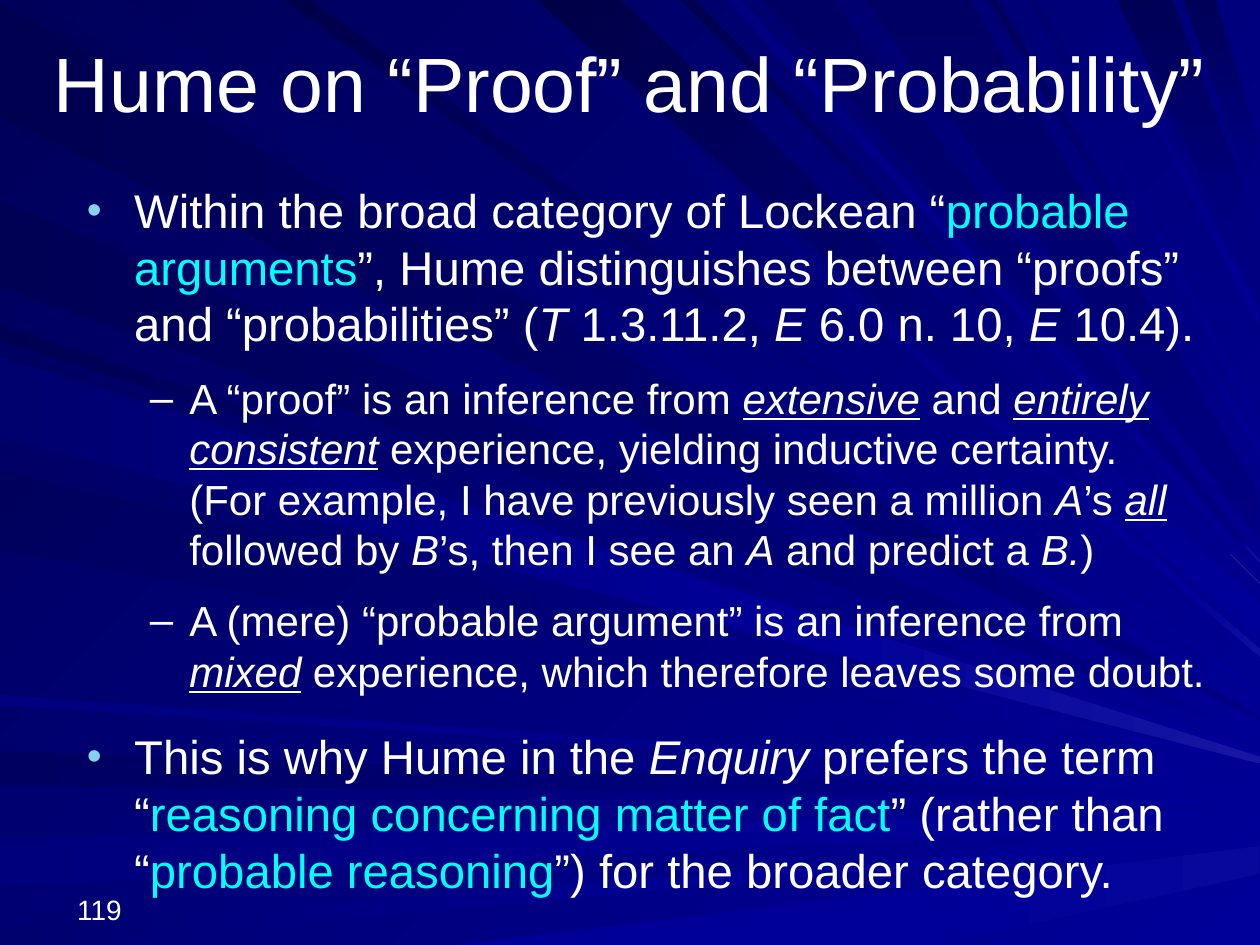
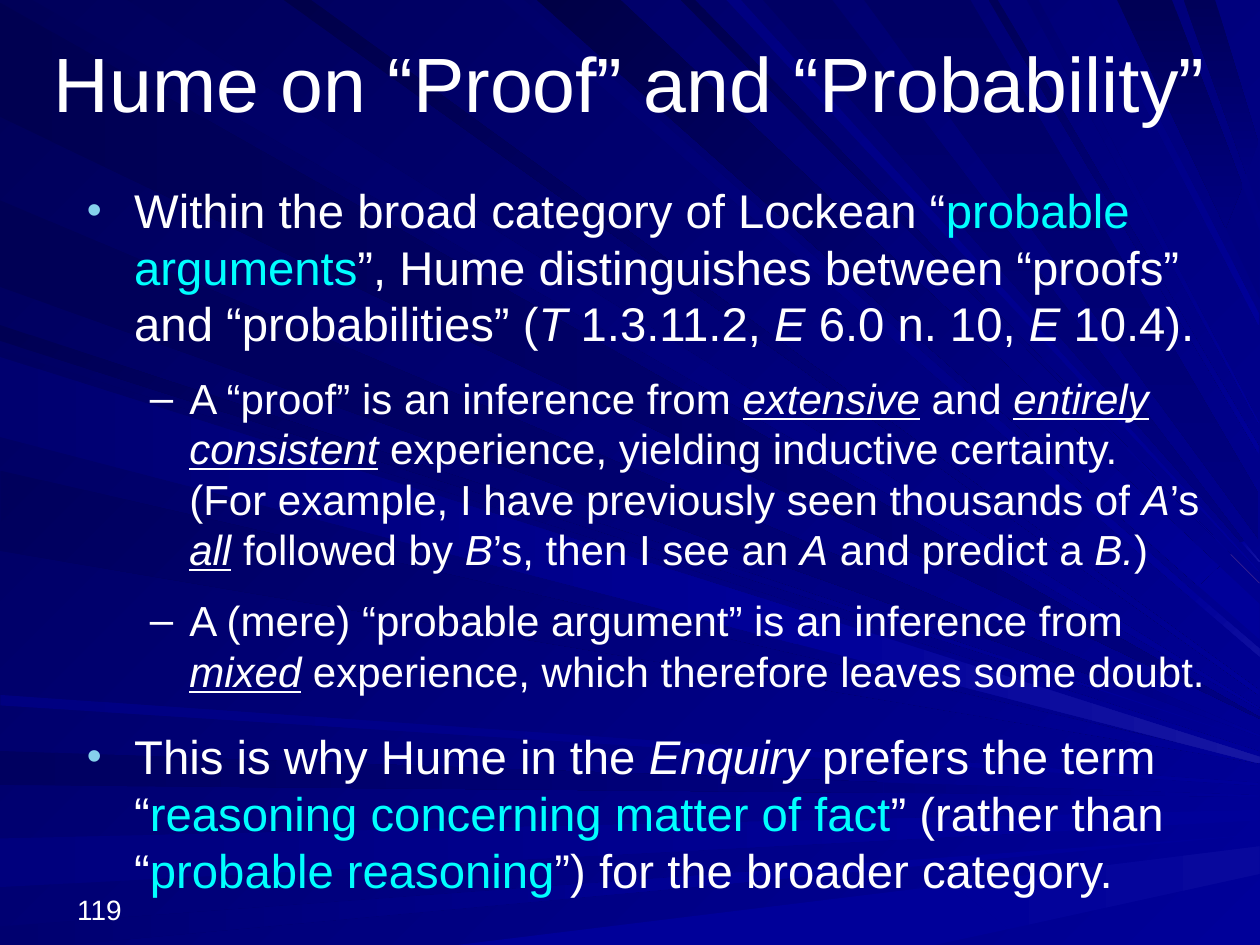
Before and after one commit to englishphilosophy/hume-texts-online, a slide deck: slide 119 of teaching/lectures/2025_Hume_MT_current.pptx. Drawn at 1260x945 pixels with LibreOffice and Linux fonts; fonts in the diff are those of the drawing. Boxes give left, top, right and bottom in pixels: in the first picture for what was removed or moved away, otherwise in the second. Text is boxed around its words. In the diff, an @@ line names an element or a change of style, - is before the commit and + after.

```diff
--- a/teaching/lectures/2025_Hume_MT_current.pptx
+++ b/teaching/lectures/2025_Hume_MT_current.pptx
@@ text at box(189, 383, 1200, 574): text changed @@
-  – A “proof” is an inference from extensive and entirely consistent experience, yielding inductive certainty. (For example, I have previously seen a million A’s all followed by B’s, then I see an A and predict a B.)
+  – A “proof” is an inference from extensive and entirely consistent experience, yielding inductive certainty. (For example, I have previously seen thousands of A’s all followed by B’s, then I see an A and predict a B.)
```
Also in this commit, not shown: 14 other slides changed, 1 other file.
